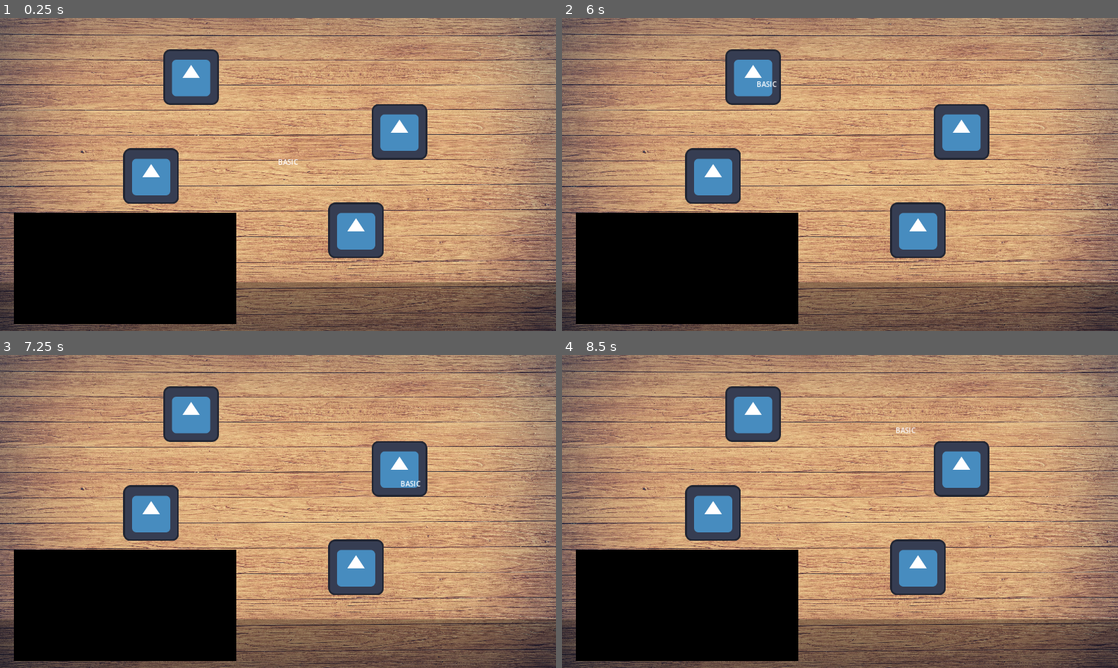
Above: before the commit, frames 1-4 (two rows, left to right).
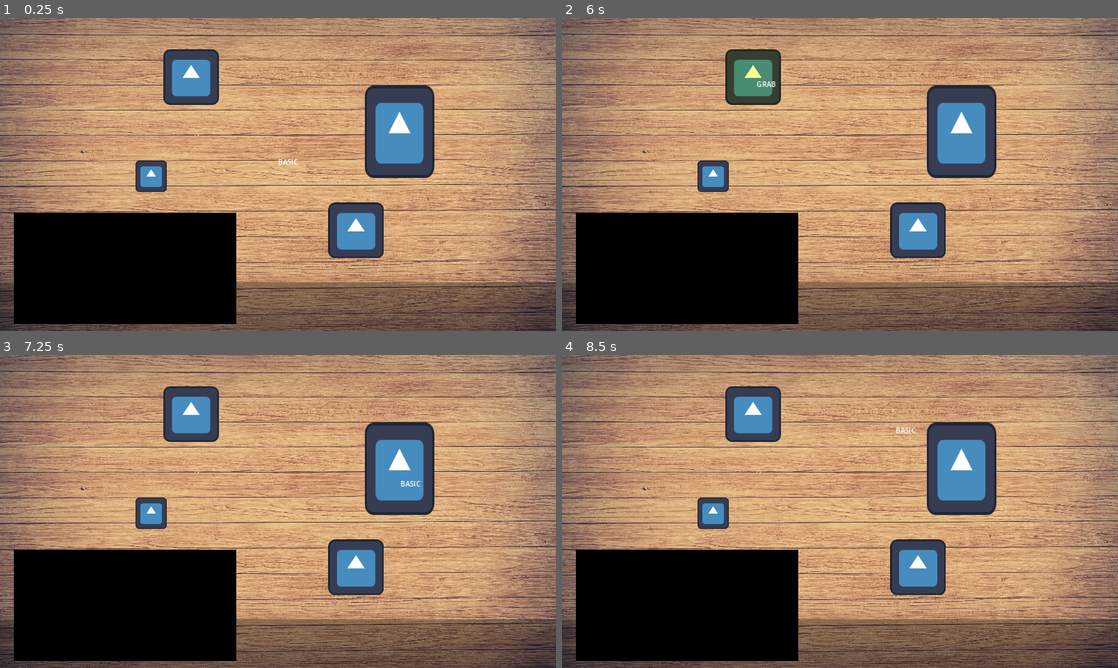
Above: after the commit, the same moments.

Repository: ryanabx/tabletop-engine
Game: Godot game, scene res://src/scenes/screens/tabletop.tscn
Two runs of this game, one before a commit and one after it. Both use one fixed random seed, a clock stepped at 60 frames per second and the inputs below. The project has no main scene, so this scene is started directly. The engine's default icon, where the game draws it, is replaced by a stand-in: a white triangle on a blue panel in a dark square.
Inputs (mouse positions are in pixels of both pictures, inside the frame that each line leads up to):
- Up to frame 1 (0.25 s): no input
- Up to frame 2 (6 s): tap Enter at 0.5, 2, 3.5 s; move the mouse to (962, 158) at 0.52 s; click (962, 158) at 0.67 s; tap Space at 1.25, 2.75, 4.25 s; move the mouse to (728, 190) at 1.27 s; click (728, 190) at 1.42 s; move the mouse to (895, 105) at 2.02 s; click (895, 105) at 2.17 s; move the mouse to (812, 237) at 2.77 s; click (812, 237) at 2.92 s; move the mouse to (1006, 221) at 3.52 s; click (1006, 221) at 3.67 s; move the mouse to (673, 127) at 4.27 s; click (673, 127) at 4.42 s; move the mouse to (867, 174) at 5.02 s; click (867, 174) at 5.17 s; move the mouse to (756, 96) at 5.77 s; click (756, 96) at 5.92 s
- Up to frame 3 (7.25 s): move the mouse to (400, 495) at 6.52 s; click (400, 495) at 6.67 s
- Up to frame 4 (8.5 s): move the mouse to (728, 527) at 7.27 s; click (728, 527) at 7.42 s; move the mouse to (895, 442) at 8.02 s; click (895, 442) at 8.17 s

The runs differ from the first frame. In frame 1, 4.4% of the frame differs, in the area x 22-79%, y 21-60%; in frame 2, 6.0%, in the area x 22-79%, y 10-60%; in frame 3, 4.4%; in frame 4, 4.4%.

Commit message:
More signals, signals now connect

Diff:
--- a/src/scripts/game_objects/game_object.gd
+++ b/src/scripts/game_objects/game_object.gd
@@ -26,11 +26,14 @@
 	if self.get_parent():
 		parent = self.get_parent()
 	collision_box.shape.size = get_rect().size # Set collision box to match the sprite
+	_connect_signals()
 
 func _connect_signals() -> void:
 	collision_area.input_event.connect(_on_collision_area_input_event)
 	collision_area.mouse_entered.connect(_on_collision_area_mouse_entered)
 	collision_area.mouse_exited.connect(_on_collision_area_mouse_exited)
+	collision_area.area_entered.connect(_on_collision_area_area_entered)
+	collision_area.area_exited.connect(_on_collision_area_area_exited)
 
 func _input(event: InputEvent) -> void:
 	if get_state() == GAME_OBJECT_STATE.GRABBED and not Input.is_mouse_button_pressed(MOUSE_BUTTON_LEFT) and event is InputEventMouseMotion:
@@ -64,6 +67,12 @@
 			elif get_state() == GAME_OBJECT_STATE.GRABBED or get_state() == GAME_OBJECT_STATE.RIGHT_CLICKED:
 				_check_for_collections_then_open()
 
+func _on_collision_area_area_entered(area: Area2D) -> void:
+	scale *= 1.2
+
+func _on_collision_area_area_exited(area: Area2D) -> void:
+	scale /= 1.2
+
 func set_my_state(state: GAME_OBJECT_STATE) -> void:
 	_object_state = state
 
@@ -79,7 +88,6 @@
 	if get_state() == GAME_OBJECT_STATE.GRABBED and GameManager.has_selection_lock(self) and Input.is_mouse_button_pressed(MOUSE_BUTTON_LEFT):
 		global_position = get_global_mouse_position() + mouse_offset_vect
 	_set_modulate_from_state() # Set colors based on what state the object is in
-	_set_scale_from_overlapping_collections()
 
 func _set_modulate_from_state() -> void:
 	match get_state():
@@ -102,12 +110,6 @@
 		_:
 			pass
 
-func _set_scale_from_overlapping_collections() -> void:
-	if collision_area.has_overlapping_areas():
-		scale = Vector2(1.03, 1.03)
-	else:
-		scale = Vector2(1.0, 1.0)
-
 func _move_self_to_top() -> void:
 	if parent:
 		parent.move_child(self, 0)
